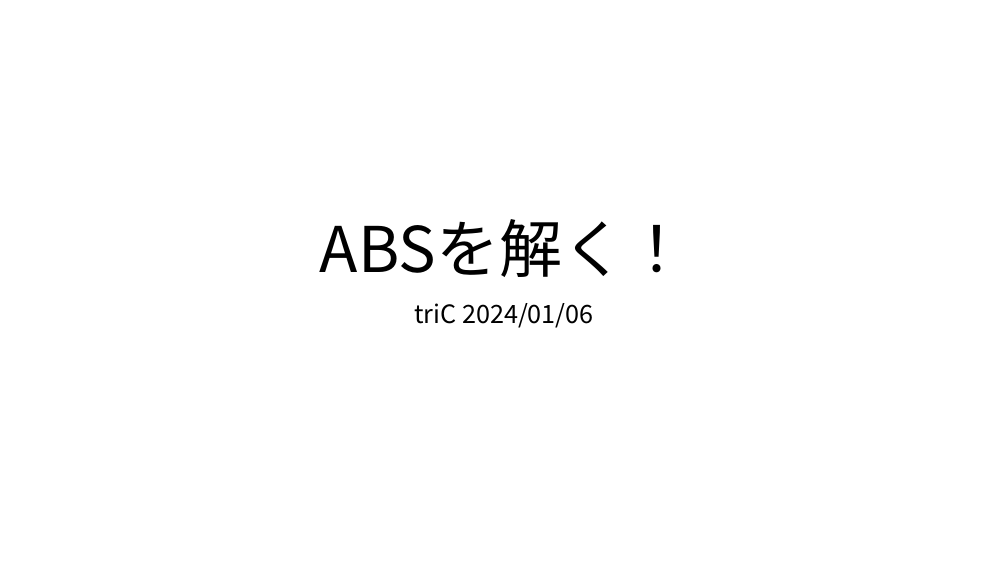
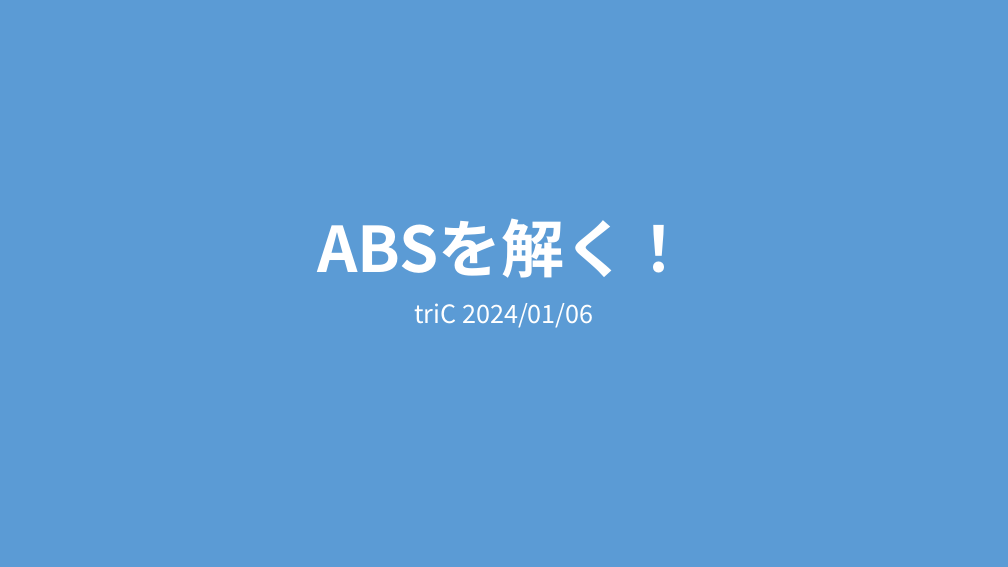
Before and after one commit to igeeeeee/triC_AtCoder_Beginners_Selection, a slide deck: slide 1 of ABS_勉強会.pptx. Drawn at 1008x567 pixels with LibreOffice and Linux fonts; fonts in the diff are those of the drawing. Boxes give left, top, right and bottom in pixels: in the first picture for what was removed or moved away, otherwise in the second. Text is boxed around its words. In the diff, an @@ line names an element or a change of style, - is before the commit and + after.

```diff
--- a/ABS_勉強会.pptx
+++ b/ABS_勉強会.pptx
@@ background #FFFFFF to #5B9BD5 @@
@@ title "ABSを解く！" at (x1=317, y1=218, x2=690, y2=278): text colour #000000 to #FFFFFF, bold on @@
@@ subtitle "triC 2024/01/06" at (x1=414, y1=303, x2=594, y2=328): text colour #000000 to #FFFFFF @@
```
Also in this commit, not shown: 1 other slide changed, 6 slides added, 1 slide removed, 2 other files.
